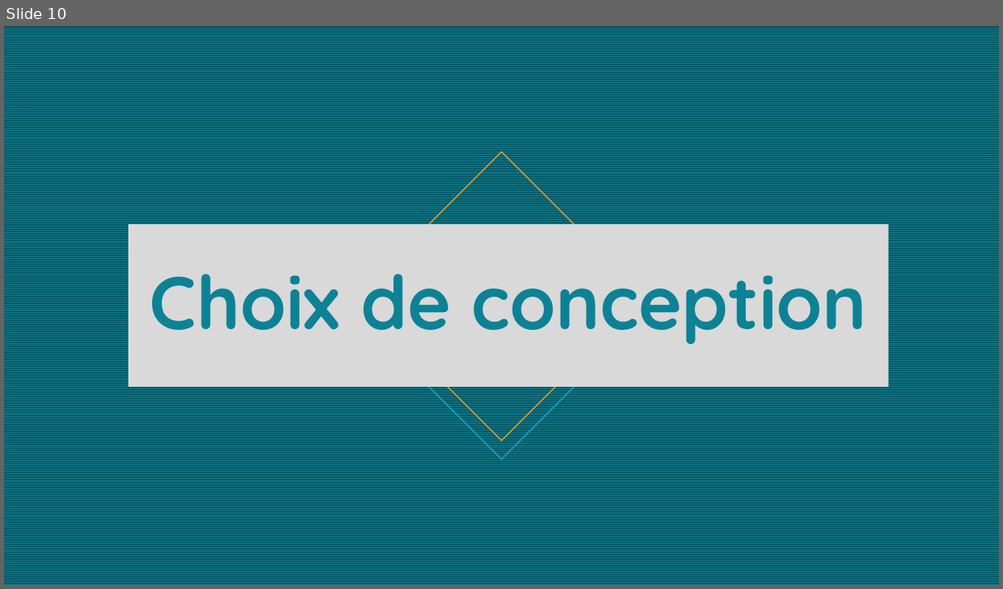
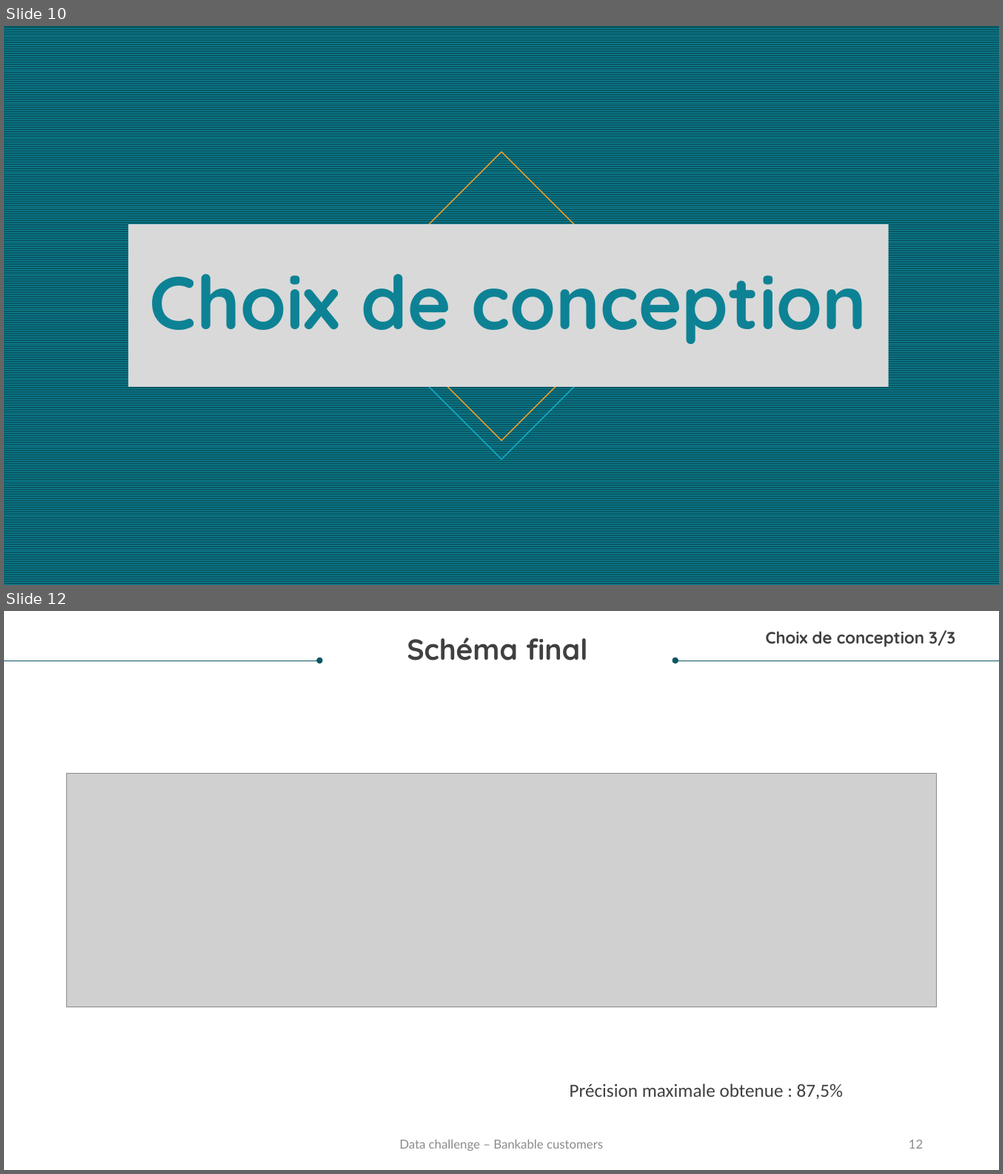
Before and after one commit to NanoClem/ML_data_challenge, a slide deck: presentation_data_challenge.pptx. Shown one above the other, each under a label of ours: slide 10 before the commit, slides 10 and 12 after it; the slides between them are not shown. The pictures are 1003x589 and 1003x1174 pixels, drawn with LibreOffice and Linux fonts; fonts in the diff are those of the drawing; grey boxes stand for pictures. Boxes give left, top, right and bottom in pixels: in the first picture for what was removed or moved away, otherwise in the second. Text is boxed around its words. In the diff, an @@ line names an element or a change of style, - is before the commit and + after.

```diff
--- a/presentation_data_challenge.pptx
+++ b/presentation_data_challenge.pptx
@@ slide 12 added at box(4, 611, 999, 1170), background #FFFFFF @@
@@ text added at box(765, 630, 955, 647), 16 pt, text #404040, bold @@
+Choix de conception 3/3
@@ text added at box(407, 638, 588, 661), 28 pt, text #404040, bold @@
+Schéma final
@@ arrow added from (4, 661) to (319, 661), #085764 0.5 pt @@
@@ arrow added from (999, 661) to (675, 661), #085764 0.5 pt @@
@@ picture added at box(67, 774, 936, 1008) @@
@@ text added at box(569, 1084, 843, 1099), 18 pt, text #404040 @@
+Précision maximale obtenue : 87,5%
@@ text added at box(399, 1139, 603, 1151), 12 pt, text #8C8C8C @@
+Data challenge – Bankable customers
@@ page number added at box(908, 1140, 922, 1149), 12 pt, text #8C8C8C @@
+12
```
Also in this commit, not shown: 11 slides changed.
